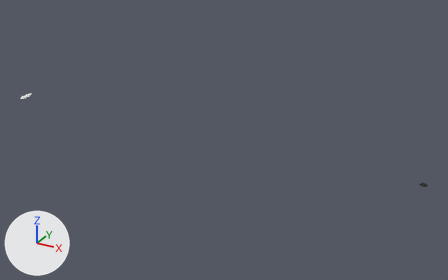
Before and after pictures for a commit that changed the glTF model JardimCMBB/assets/Base-Movimento.glb.
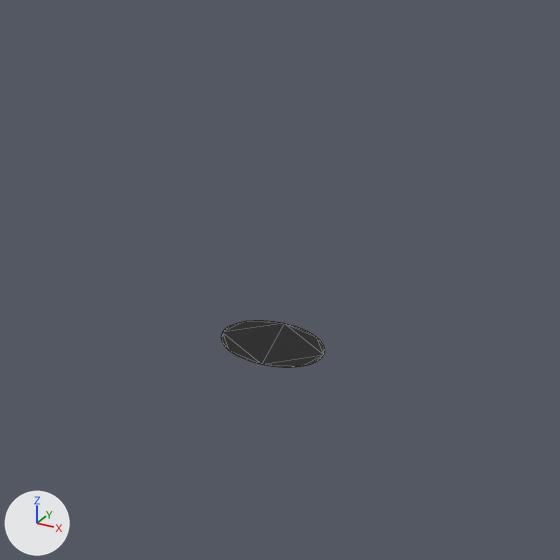
Old and new are each drawn whole from a 50 mm camera at (1170.0, -1074.0, 539.0) aimed at (561.0, 34.0, -15.0) and again close up on the part from 89% to 100% of the width and 56% to 73% of the height. The axes (+X, +Y, +Z) are drawn at lower left. The lights are the same throughout. The close-ups show mesh edges as thin lines. Vertices at the same position are counted once.

Before the edit, the objects in view are built like this:
```python
me_plane_006 = bpy.data.meshes.new('Plane.006')
me_plane_006.from_pydata(...)  # 54 vertices, 58 faces; spans x -13.0..1009.0, y -15.0..27.0, z 0.0..1.0
# faces by material slot: [28, 30]
me_plane_006.materials.append(mat_basa_movimento)  # white #e7e7e7
me_plane_006.materials.append(mat_entradacub)  # picture img_entrada_cmbb360_cub_invert
ob_base_movimento = bpy.data.objects.new('Base_Movimento', me_plane_006)
ob_base_movimento.location = (0.0, 0.0, -0.2)
```
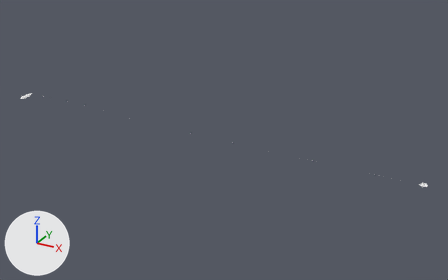
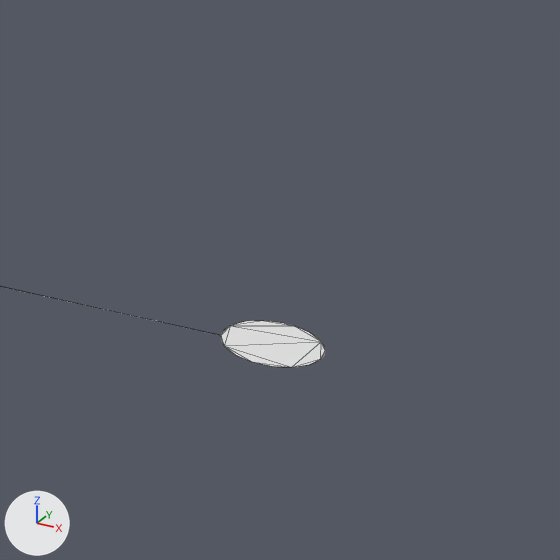
Changed parts and their boxes (x1, y1, x2, y2) in the close-ups (560 x 560 px):
'Base_Movimento', reshaped
    before: (221, 321, 325, 367)
    after: (4, 287, 325, 367)

What changed in the scene script:
```text
Change me_plane_006:
    used by ob_base_movimento; location = (0.0, 0.0, -0.2)
    remove me_plane_006.from_pydata(...)  # 54 vertices, 58 faces; spans x -13.0..1009.0, y -15.0..27.0, z 0.0..1.0
    add me_plane_006.from_pydata(...)  # 95 vertices, 101 faces; spans x -13.0..1009.0, y -15.0..28.0, z 0.0..1.0
    me_plane_006 part 1
    26 faces are deleted
    41 vertices are added at x -10.0..994.0, y 0.0..28.0, z 0.0
    69 new faces join them
    remove me_plane_006.materials.append(mat_entradacub)  # picture img_entrada_cmbb360_cub_invert
```
